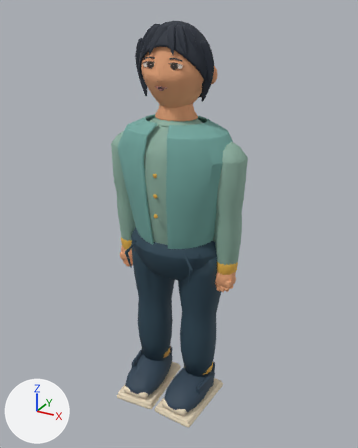
Two versions of the glTF model models/atrium/residents/lin-master.glb, one commit apart.
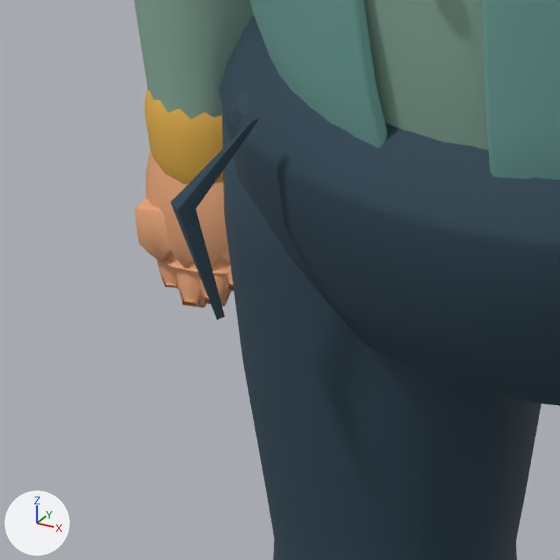
The first picture shows the older version from a 50 mm lens placed at (0.966, -1.732, 1.74), pointed at (0.018, -0.009, 0.879). The close-ups show the older and then the newer version on the part from 28% to 50% of the width and 50% to 67% of the height of that picture. Only the edits that show in the close-ups are written down. Every picture has the same lights, and +X, +Y and +Z are marked at lower left. Where no turn or scale is listed for an object, it has been applied to the vertices. Vertices at exactly the same position are counted once.

Objects in the first close-up: 'SkinnedArticulationCore', 'VisualRoot_Surface'.
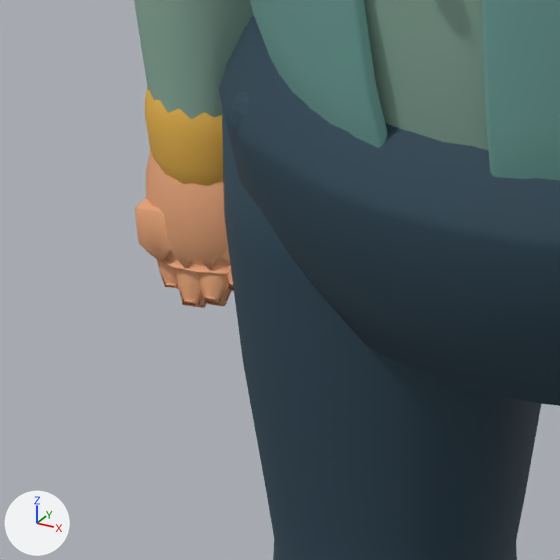
Location of each change, (x1, y1, x2, y2) in pixels of the close-ups (560 x 560 px):
'VisualRoot_Surface', reshaped: before (171, 0, 560, 406); after (219, 0, 560, 406)
part 1 of me_neckmesh, deleted (blue): before (171, 119, 259, 320)

The change in detail:
me_neckmesh is used by ob_visualroot_surface; location (0.0, 0.0, 0.0).
me_neckmesh had 2870 vertices, 5672 faces and spanned x -0.266..0.266, y -0.176..0.176, z 0.655..1.465.
me_neckmesh now has 2828 vertices, 5620 faces and spans x -0.266..0.266, y -0.176..0.176, z 0.655..1.465.
me_neckmesh part 1: the loose piece of 21 vertices spanning x -0.167..-0.113, y -0.168..-0.145, z 0.69..0.825 is deleted.
Other edits to the shape of me_neckmesh do not show in these pictures.
